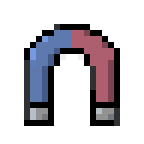
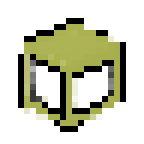
Revision of a layered 144×144 image; what changed, layer by layer:
added group "BulletCollision" with 8 layers above "Collision" over [18, 18, 126, 132]
added layer "Layer 29" (1st of 2, in "BulletCollision") in group "BulletCollision" over [18, 18, 126, 132]
added layer "cube-icon" (2nd of 3, in "BulletCollision") in group "BulletCollision" over [24, 24, 120, 126]
hid group "Magnet" (5 layers) over [24, 24, 120, 126]
